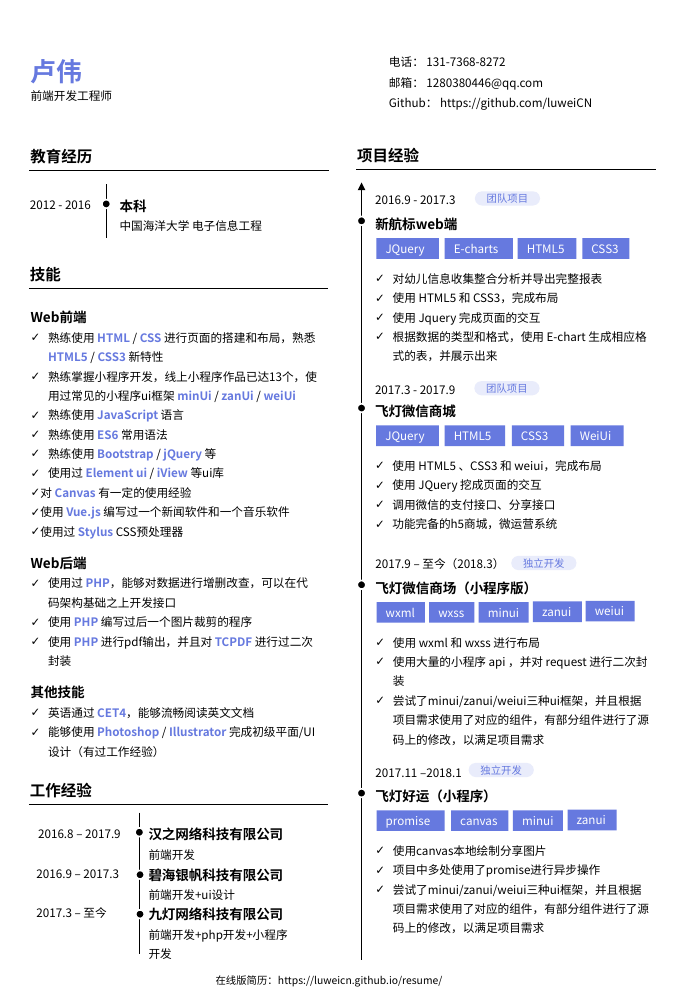
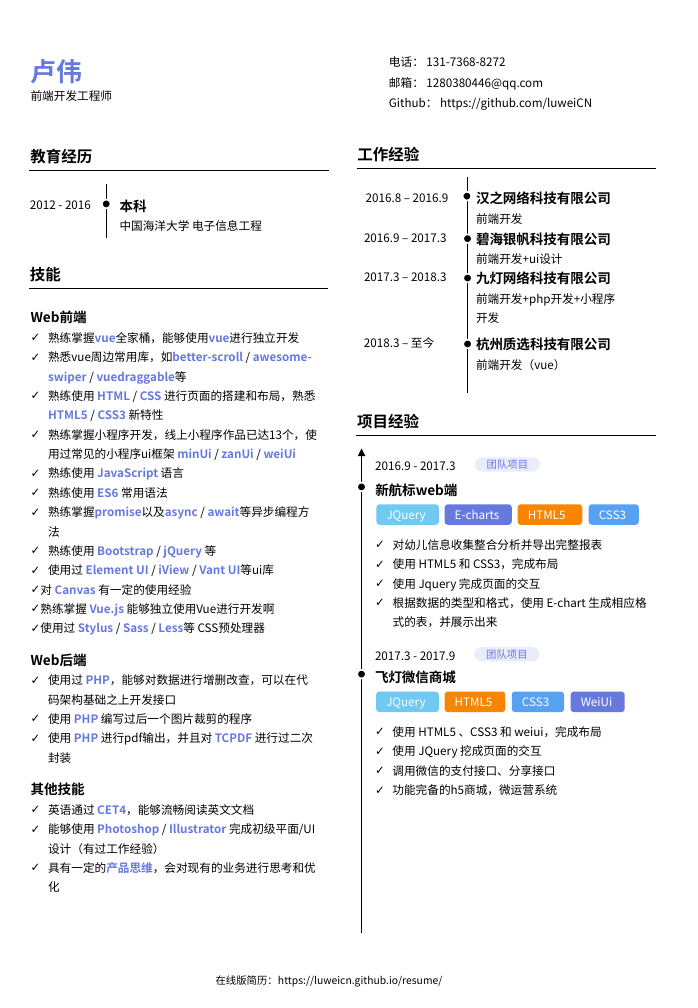
Before and after one commit to luweiCN/resume, a slide deck: slide 1 of doc/resume.pptx. Drawn at 698x1008 pixels with LibreOffice and Linux fonts; fonts in the diff are those of the drawing. Boxes give left, top, right and bottom in pixels: in the first picture for what was removed or moved away, otherwise in the second. Text is boxed around its words. In the diff, an @@ line names an element or a change of style, - is before the commit and + after.

```diff
--- a/doc/resume.pptx
+++ b/doc/resume.pptx
@@ line moved from (140, 813) - (140, 954) to (467, 177) - (467, 394) @@
@@ text at (366,193,449,202): text changed @@
-2016.8 – 2017.9
+2016.8 – 2016.9
@@ 2 texts, 1 ellipse: place and size @@
-2 texts, 1 ellipse at (30,782,143,878)
+2 texts, 1 ellipse at (357,147,471,242)
@@ text at (364,272,447,281): text changed @@
-2017.3 – 至今
+2017.3 – 2018.3
@@ 3 texts, 2 ellipses, 1 line: place and size @@
-3 texts, 2 ellipses, 1 line at (29,804,329,959)
+3 texts, 2 ellipses, 1 line at (356,168,656,323)
@@ text at (48,332,312,384): paragraphs added @@
+✓ 熟练掌握vue全家桶，能够使用vue进行独立开发
+✓ 熟悉vue周边常用库，如better-scroll / awesome-swiper / vuedraggable等
@@ text added at (364,337,434,348), 9 pt, text #000000 @@
+2018.3 – 至今
@@ ellipse: place and size @@
-ellipse at (357,581,366,589)
+ellipse at (463,340,472,348)
@@ text added at (476,337,611,370), 10.5 pt, text #000000, bold @@
+杭州质选科技有限公司
+前端开发（vue）
@@ arrow moved from (362, 960) - (362, 182) to (362, 933) - (362, 449) @@
@@ text at (48,506,198,519): paragraph added @@
+✓ 熟练掌握promise以及async / await等异步编程方法
@@ rounded rectangle "JQuery" at (376,504,438,525): rectangle to rounded rectangle; fill #6679DF to #6FC9F1 @@
@@ rounded rectangle "E-charts" at (445,504,512,525): rectangle to rounded rectangle @@
@@ rounded rectangle "HTML5": place and size @@
-rounded rectangle "HTML5" at (517,238,576,259)
+rounded rectangle "HTML5" at (517,504,582,525)
@@ rounded rectangle "HTML5" at (517,504,582,525): rectangle to rounded rectangle; fill #6679DF to #F88500 @@
@@ rounded rectangle "CSS3": place and size @@
-rounded rectangle "CSS3" at (583,238,630,259)
+rounded rectangle "CSS3" at (589,504,639,525)
@@ rounded rectangle "CSS3" at (589,504,639,525): rectangle to rounded rectangle; fill #6679DF to #57A1F2 @@
@@ text at (48,564,274,575): text changed @@
-✓ 使用过 Element ui / iView 等ui库
+✓ 使用过 Element UI / iView / Vant UI等ui库
@@ text at (31,603,275,635): text changed @@
-✓ 使用 Vue.js 编写过一个新闻软件和一个音乐软件
-✓ 使用过 Stylus CSS预处理器
+✓ 熟练掌握 Vue.js 能够独立使用Vue进行开发啊
+✓ 使用过 Stylus / Sass / Less等 CSS预处理器
@@ group removed at (375,556,649,745): 4 rectangles, 3 texts, 1 rounded rectangle @@
-2017.9 – 至今（2018.3）
-飞灯微信商场（小程序版）
-wxml
-✓ 使用 wxml 和 wxss 进行布局
-✓ 使用大量的小程序 api ，并对 request 进行二次封装
-✓ 尝试了minui/zanui/weiui三种ui框架，并且根据项目需求使用了对应的组件，有部分组件进行了源码上的修改，以满足项目需求
-独立开发
-minui
-zanui
-wxss
@@ rectangle removed at (585,601,635,622) @@
-weiui
@@ 8 rounded rectangles, 7 texts, 2 ellipses, 1 line: place and size @@
-8 rounded rectangles, 7 texts, 2 ellipses, 1 line at (356,148,656,529)
+8 rounded rectangles, 7 texts, 2 ellipses, 1 line at (356,414,656,795)
@@ rounded rectangle "JQuery" at (376,691,438,712): rectangle to rounded rectangle; fill #6679DF to #6FC9F1 @@
@@ rounded rectangle "HTML5" at (445,691,505,712): rectangle to rounded rectangle; fill #6679DF to #F88500 @@
@@ rounded rectangle "CSS3" at (512,691,564,712): rectangle to rounded rectangle; fill #6679DF to #57A1F2 @@
@@ rounded rectangle "WeiUi" at (570,691,624,712): rectangle to rounded rectangle @@
@@ ellipse removed at (357,789,366,798) @@
@@ group removed at (375,763,649,933): 4 rectangles, 3 texts, 1 rounded rectangle @@
-2017.11 –2018.1
-飞灯好运（小程序）
-promise
-✓ 使用canvas本地绘制分享图片
-✓ 项目中多处使用了promise进行异步操作
-✓ 尝试了minui/zanui/weiui三种ui框架，并且根据项目需求使用了对应的组件，有部分组件进行了源码上的修改，以满足项目需求
-独立开发
-minui
-zanui
-canvas
@@ text at (48,862,316,892): paragraph added @@
+✓ 具有一定的产品思维，会对现有的业务进行思考和优化
```
Also in this commit, not shown: 1 slide added, 3 other files.
